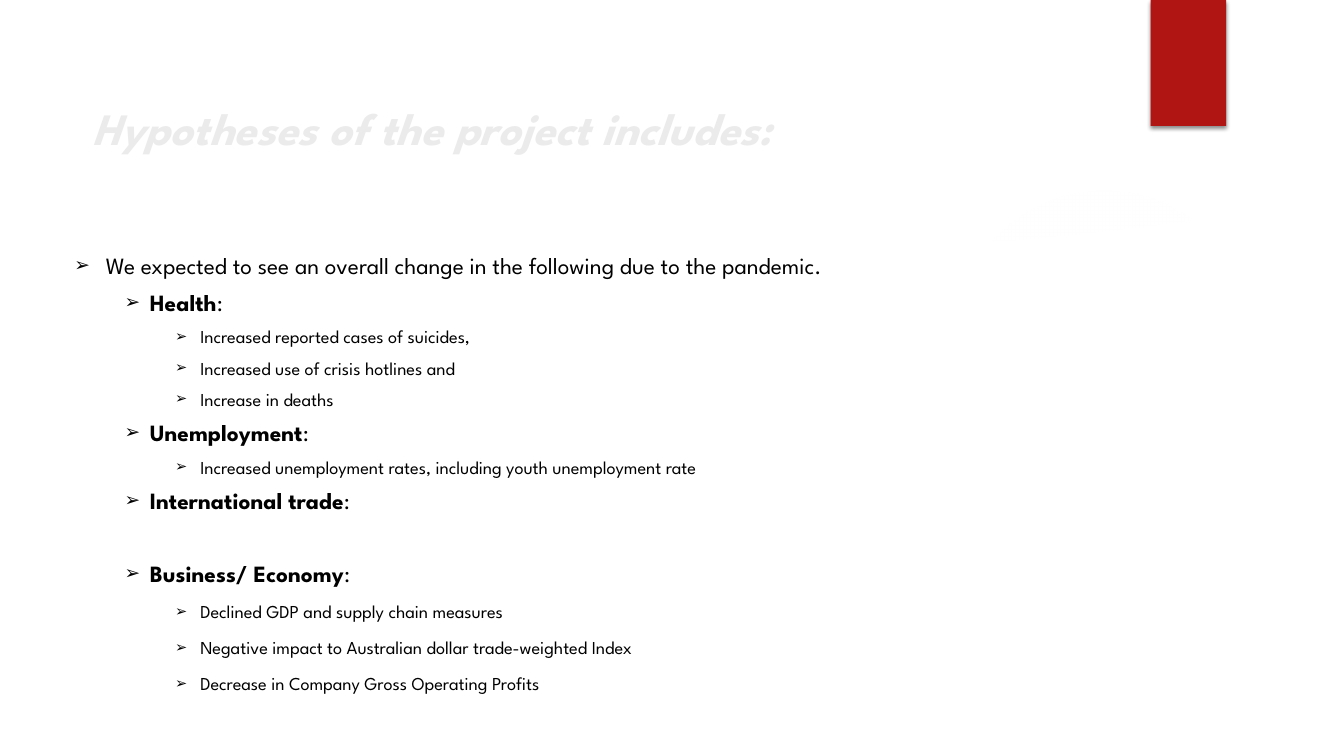
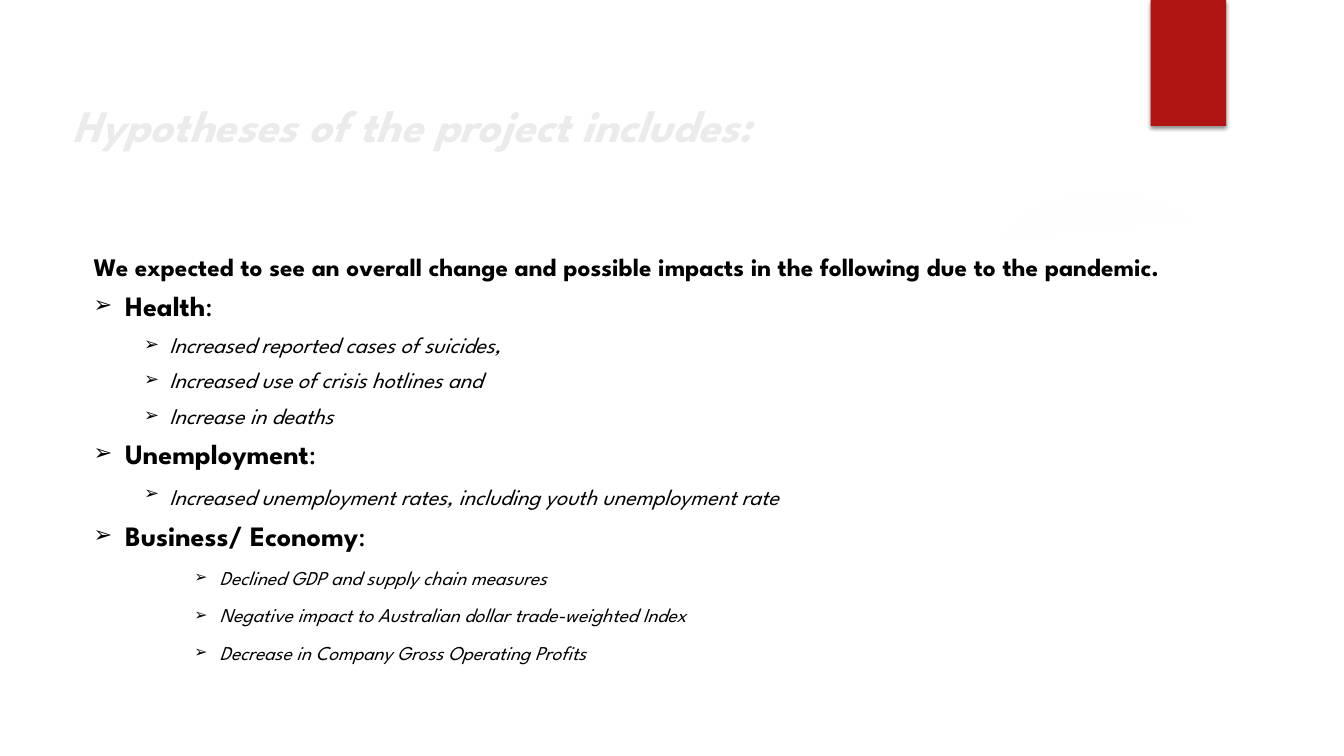
Before and after one commit to itsnameeta/Project-1---Python, a slide deck: slide 4 of Project Presentation.pptx. Drawn at 1344x756 pixels with LibreOffice and Linux fonts; fonts in the diff are those of the drawing; background and template pictures are left out. Boxes give left, top, right and bottom in pixels: in the first picture for what was removed or moved away, otherwise in the second. Text is boxed around its words. In the diff, an @@ line names an element or a change of style, - is before the commit and + after.

```diff
--- a/Project Presentation.pptx
+++ b/Project Presentation.pptx
@@ title "Hypotheses of the project includes:" moved from (x1=388, y1=330, x2=403, y2=344) to (x1=400, y1=341, x2=418, y2=354) @@
@@ text "We expected to see an ..." moved from (x1=106, y1=257, x2=821, y2=694) to (x1=94, y1=258, x2=1159, y2=665) @@
@@ text at (x1=94, y1=258, x2=1159, y2=282): text changed; size 16.6 to 18 pt; bold on @@
-  ➢ We expected to see an overall change in the following due to the pandemic.
+  We expected to see an overall change and possible impacts in the following due to the pandemic.
@@ text at (x1=125, y1=296, x2=779, y2=665): size 16.6 to 20 pt in "Health:", "Unemployment:", "Business/ Economy:"; size 12.9 to 16 pt in "Increased reported cases of suicides,", "Increased use of crisis hotlines and", "Increase in deaths", "Increased unemployment rates, including youth unemployment r ..."; italic on in "Increased reported cases of suicides,", "Increased use of crisis hotlines and", "Increase in deaths", "Increased unemployment rates, including youth unemployment r ..." and 3 more places; size 12.9 to 14 pt in "Declined GDP and supply chain measures", "Negative impact to Australian dollar trade-weighted Index", "Decrease in Company Gross Operating Profits"; list level 3 to 2 in "Health:"; list level 4 to 3 in "Increased reported cases of suicides,"; list level 4 to 3 in "Increased use of crisis hotlines ..."; list level 4 to 3 in "Increase in deaths"; list level 3 to 2 in "Unemployment:"; list level 4 to 3 in "Increased unemployment rates, including youth ..."; list level 3 to 2 in "Business/ Economy:" @@
@@ text at (x1=150, y1=493, x2=350, y2=510): paragraph removed @@
-    ➢ International trade:
```
Also in this commit, not shown: 4 other slides changed, 10 slides added, 22 other files.
